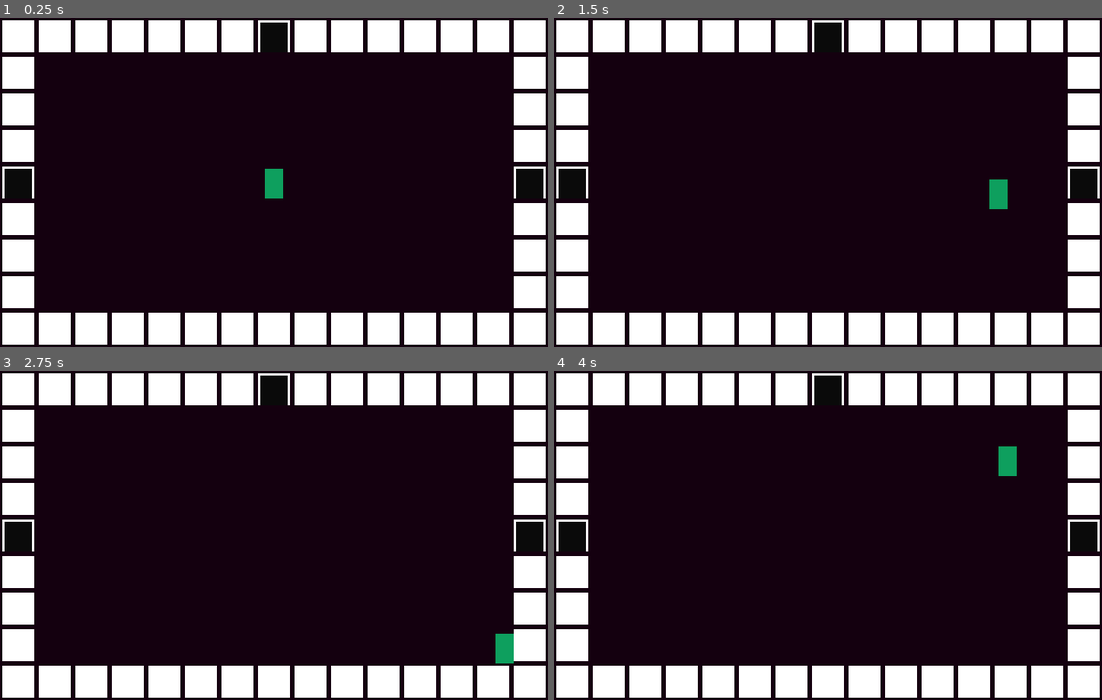
Above: before the commit, frames 1-4 (two rows, left to right).
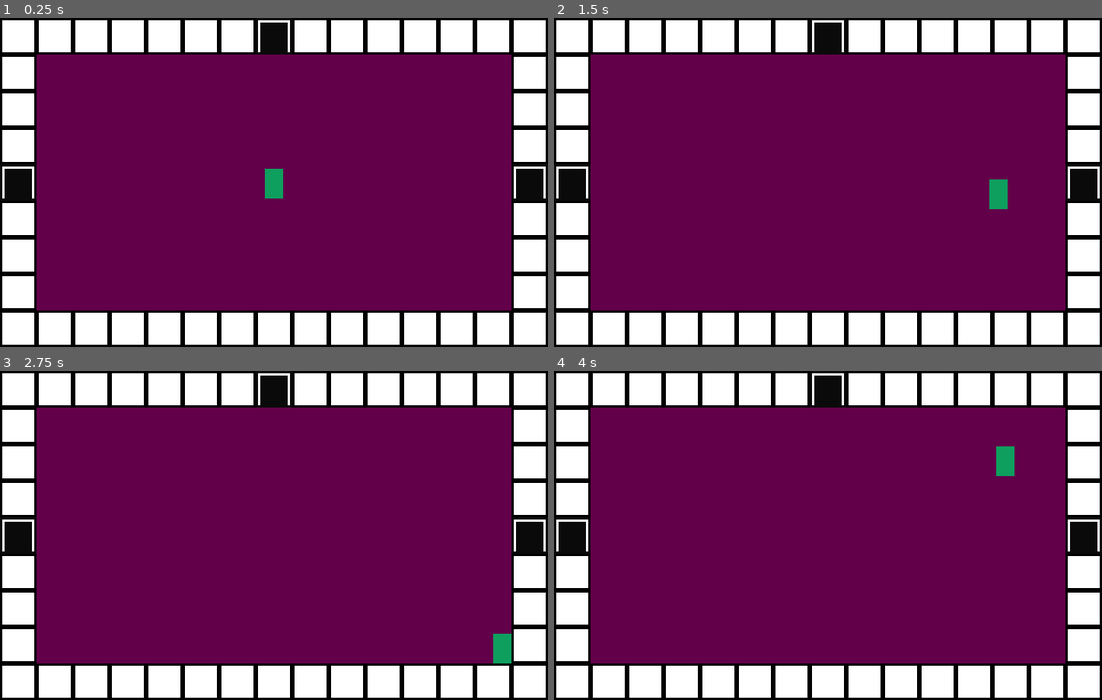
Above: after the commit, the same moments.

Repository: deeredman1991/ProjectShootyMcShootface
Game: Godot game, scene res://main/Main.tscn
Same seed, same stepped clock (60 frames per second), same inputs: the game is played once before the commit and once after it.
Inputs:
- Up to frame 1 (0.25 s): no input
- Up to frame 2 (1.5 s): tap Enter at 0.5 s; hold D (KB_move_right) 0.53-1.28 s; hold S (KB_move_down) from 1.28 s (still down)
- Up to frame 3 (2.75 s): release S (KB_move_down) at 2.03 s; hold D (KB_move_right) from 2.03 s (still down)
- Up to frame 4 (4 s): tap Space at 2.75 s; release D (KB_move_right) at 2.78 s; hold W (KB_move_up) 2.78-3.53 s; hold A (KB_move_left) from 3.53 s (still down)

The runs differ from the first frame. In frame 1, 67% of the frame differs, in the area x 6-94%, y 11-89%; in frame 2, 67%; in frame 3, 67%; in frame 4, 67%.

Commit message:
General Cleanup and Bugfixing

Diff:
--- a/src/main/scenes/game/Game.gd
+++ b/src/main/scenes/game/Game.gd
@@ -37,6 +37,5 @@
 
 func _ready() -> void:
 	GameManager.Game = self
-
 	var level = generate_level( 0 )
 	build_rooms( level )
--- a/src/main/scenes/game/PlayerCamera.gd
+++ b/src/main/scenes/game/PlayerCamera.gd
@@ -14,20 +14,49 @@
 onready var view_size: Vector2 = get_viewport_rect().size
 var zoom_view_size: Vector2
 
+var disabled := false
 
+#TODO: Create proper debug utilities
+""" Ctrl + K on this line to enable/disable
+#Debug Camera Code
+func _input(event: InputEvent) -> void:
+	var key = event as InputEventKey
+
+	if key and key.is_pressed():
+		if key.get_scancode() == KEY_UP:
+			disabled = true
+			position += Vector2.UP * OptionsManager.tile_size.y
+		if key.get_scancode() == KEY_DOWN:
+			disabled = true
+			position += Vector2.DOWN * OptionsManager.tile_size.y
+		if key.get_scancode() == KEY_LEFT:
+			disabled = true
+			position += Vector2.LEFT * OptionsManager.tile_size.x
+		if key.get_scancode() == KEY_RIGHT:
+			disabled = true
+			position += Vector2.RIGHT * OptionsManager.tile_size.x
+#"""
 
 func _ready() -> void:
+	GameManager.player_camera = self
 	# Sets smoothing to 1 and back to follow_smoothing
 	# I do this so the camera appears as if it starts at the first room not at (0, 0)
-
 	smoothing_enabled = false
 	smoothing = 1
 	yield(get_tree().create_timer(0.1),"timeout")
 	smoothing = follow_smoothing
 
+	# Initialize Transition Effects Component
+	var camera_effects_component = $TransitionEffectsComponent
+	var camera_effects_animation_player = camera_effects_component.get_node("AnimationPlayer")
+
+	camera_effects_animation_player.play("RESET")
+	camera_effects_component.show()
 
 func _physics_process(_delta: float) -> void:
 	assert( smoothing_enabled == false, "Camera Script replaces default smoothing, did you mean 'camera_smoothing_enabled'" )
+	if disabled:
+		return
 	# Get view size considering camera zoom
 	zoom_view_size = view_size * zoom
 
@@ -66,3 +95,39 @@
 		return_position.y = clamp( GameManager.player.position.y, top_limit, bottom_limit )
 
 	return return_position
+
+func change_room(room_position: Vector2, room_size: Vector2, fade := false, fade_time := 0.2) -> void:
+	room_position = room_position - OptionsManager.tile_size/2
+
+	GameManager.player.velocity = Vector2.ZERO
+
+	if fade == true:
+		var camera_effects_component = $TransitionEffectsComponent
+		var camera_effects_animation_player = camera_effects_component.get_node("AnimationPlayer")
+
+		camera_effects_animation_player.play("fade_out")
+
+		yield( get_tree().create_timer( camera_effects_animation_player.get_animation("fade_out").length  + fade_time ),"timeout" )
+
+		camera_smoothing_enabled = false
+		current_room_center = room_position
+		current_room_size = room_size
+
+		if camera_effects_animation_player.assigned_animation == "fade_out":
+			camera_effects_animation_player.play("fade_in")
+
+		yield( get_tree().create_timer( camera_effects_animation_player.get_animation("fade_in").length ),"timeout" )
+
+	else:
+		camera_smoothing_enabled = true
+		current_room_center = room_position
+		current_room_size = room_size
+
+		GameManager.game_is_paused = true
+
+		while true:
+			yield(get_tree().create_timer( 0.01 ),"timeout")
+
+			if get_camera_screen_center().distance_to( target_position ) < (OS.window_size.x + OS.window_size.y) / 20:
+				GameManager.game_is_paused = false
+				break
--- a/src/main/scenes/game/entities/player/Player.gd
+++ b/src/main/scenes/game/entities/player/Player.gd
@@ -77,5 +77,5 @@
 		do_fade = true
 
 	# Changes camera's current room and size. check camera script for more info
-	GameManager.change_camera_room( collision_shape.global_position, size, do_fade )
+	GameManager.player_camera.change_room( collision_shape.global_position, size, do_fade )
 	current_room = target_room
--- a/src/main/scenes/game/entities/player/Player.tscn
+++ b/src/main/scenes/game/entities/player/Player.tscn
@@ -3,8 +3,8 @@
 [ext_resource path="res://main/scenes/game/entities/player/Player.gd" type="Script" id=1]
 
 [sub_resource type="CapsuleShape2D" id=1]
-radius = 0.999996
-height = 4.00001
+radius = 1.99999
+height = 4.00002
 
 [sub_resource type="RectangleShape2D" id=2]
 extents = Vector2( 4, 6.5 )
@@ -21,7 +21,7 @@
 color = Color( 0.0588235, 0.627451, 0.372549, 1 )
 
 [node name="CollisionShape2D" type="CollisionShape2D" parent="."]
-position = Vector2( 8, 14 )
+position = Vector2( 8, 13 )
 rotation = 1.5708
 shape = SubResource( 1 )
 
--- a/src/main/scenes/game/room/Room.gd
+++ b/src/main/scenes/game/room/Room.gd
@@ -53,9 +53,7 @@
 	var room_width = room_size.x
 	var room_height = room_size.y
 
-	var room_offset = Vector2( floor(room_width/2), floor(room_height/2) )
-
-	self.position = room_pos
+	var room_center = Vector2( floor(room_width/2), floor(room_height/2) )
 
 	# Set the Camera Trigger's position and size
 	self.get_node("CameraTrigger").set_position(
@@ -65,27 +63,27 @@
 		)
 	)
 	self.get_node("CameraTrigger/CollisionShape2D").shape.set_extents( Vector2(
-		(room_offset.x + 0.5) * OptionsManager.tile_size.x,
-		(room_offset.y + 0.5) * OptionsManager.tile_size.y
+		(room_center.x + 0.5) * OptionsManager.tile_size.x,
+		(room_center.y + 0.5) * OptionsManager.tile_size.y
 	) )
 
 	#Generate Room
-	for y in range(-room_offset.y, floor(room_height)/2+1):
-		for x in range(-room_offset.x, floor(room_width)/2+1):
-			if y == -room_offset.y or x == -room_offset.x or y == room_offset.y or x == room_offset.x:
+	for y in range(-room_center.y, floor(room_height/2)+1):
+		for x in range(-room_center.x, floor(room_width/2)+1):
+			if y == -room_center.y or x == -room_center.x or y == room_center.y or x == room_center.x:
 				if (y == 0 or x == 0) and neighbors[ Vector2(x, y).normalized() ]:
 					var new_door = room_assets.door.instance()
 					doors.append(new_door)
 					new_door.room = self
 					new_door.direction = Vector2(x, y).normalized()
-					new_door.position = Vector2(
+					new_door.global_position = Vector2(
 						(x * OptionsManager.tile_size.x) + room_pos.x * room_width * OptionsManager.tile_size.x,
 						(y * OptionsManager.tile_size.y) + room_pos.y * room_height * OptionsManager.tile_size.y
 					)
 					add_child(new_door)
 				else:
 					var new_wall = room_assets.wall.instance()
-					new_wall.position = Vector2(
+					new_wall.global_position = Vector2(
 						(x * OptionsManager.tile_size.x) + room_pos.x * room_width * OptionsManager.tile_size.x,
 						(y * OptionsManager.tile_size.y) + room_pos.y * room_height * OptionsManager.tile_size.y
 					)
--- a/src/main/scenes/game/room/door/Door.tscn
+++ b/src/main/scenes/game/room/door/Door.tscn
@@ -13,13 +13,18 @@
 collision_mask = 3
 script = ExtResource( 1 )
 
-[node name="ColorRect" type="ColorRect" parent="."]
+[node name="ColorRect2" type="ColorRect" parent="."]
+margin_right = 16.0
+margin_bottom = 16.0
+color = Color( 0.0431373, 0.0431373, 0.0431373, 1 )
+
+[node name="ColorRect" type="ColorRect" parent="ColorRect2"]
 margin_left = 1.0
 margin_top = 1.0
 margin_right = 15.0
 margin_bottom = 15.0
 
-[node name="ColorRect" type="ColorRect" parent="ColorRect"]
+[node name="ColorRect" type="ColorRect" parent="ColorRect2/ColorRect"]
 margin_left = 1.0
 margin_top = 1.0
 margin_right = 13.0
--- a/src/main/scenes/game/room/wall/Wall.tscn
+++ b/src/main/scenes/game/room/wall/Wall.tscn
@@ -8,6 +8,11 @@
 collision_mask = 3
 
 [node name="ColorRect" type="ColorRect" parent="."]
+margin_right = 16.0
+margin_bottom = 16.0
+color = Color( 0, 0, 0, 1 )
+
+[node name="ColorRect2" type="ColorRect" parent="."]
 margin_left = 1.0
 margin_top = 1.0
 margin_right = 15.0
--- a/src/main/singletons/GameManager.gd
+++ b/src/main/singletons/GameManager.gd
@@ -21,54 +21,5 @@
 	RoomDetection
 }
 
-onready var player : KinematicBody2D = null
-
-export var pause_time: float = 0.2
-
-func _ready() -> void:
-	yield(get_tree().create_timer(0.01), "timeout")
-	player = Game.get_node("Player")
-	var player_camera = Game.get_node("PlayerCamera")
-	var camera_effects_component = player_camera.get_node("TransitionEffectsComponent")
-	var camera_effects_animation_player = camera_effects_component.get_node("AnimationPlayer")
-
-	camera_effects_animation_player.play("RESET")
-	camera_effects_component.show()
-
-func change_camera_room(room_position: Vector2, room_size: Vector2, fade := false, fade_time := 0.2) -> void:
-	room_position = room_position - OptionsManager.tile_size/2
-
-	var player_camera = Game.get_node("PlayerCamera")
-
-	player.velocity = Vector2.ZERO
-
-	if fade == true:
-		var camera_effects_component = player_camera.get_node("TransitionEffectsComponent")
-		var camera_effects_animation_player = camera_effects_component.get_node("AnimationPlayer")
-
-		camera_effects_animation_player.play("fade_out")
-
-		yield( get_tree().create_timer( camera_effects_animation_player.get_animation("fade_out").length  + fade_time ),"timeout" )
-
-		player_camera.camera_smoothing_enabled = false
-		player_camera.current_room_center = room_position
-		player_camera.current_room_size = room_size
-
-		if camera_effects_animation_player.assigned_animation == "fade_out":
-			camera_effects_animation_player.play("fade_in")
-
-		yield( get_tree().create_timer( camera_effects_animation_player.get_animation("fade_in").length ),"timeout" )
-
-	else:
-		player_camera.camera_smoothing_enabled = true
-		player_camera.current_room_center = room_position
-		player_camera.current_room_size = room_size
-
-		self.game_is_paused = true
-
-		while true:
-			yield(get_tree().create_timer( 0.01 ),"timeout")
-
-			if player_camera.get_camera_screen_center().distance_to( player_camera.target_position ) < (OS.window_size.x + OS.window_size.y) / 20:
-				self.game_is_paused = false
-				break
+var player : KinematicBody2D = null
+var player_camera : Camera2D = null
--- a/src/main/singletons/OptionsManager.gd
+++ b/src/main/singletons/OptionsManager.gd
@@ -12,4 +12,5 @@
 func _ready() -> void:
 	if level_seed == "":
 		print( "[Options Manager] Set Random Seed" )
+		#seed: 1308298547 - Boss Room Generates Far Away
 		LevelManager.set_seed()
--- a/src/project.godot
+++ b/src/project.godot
@@ -93,5 +93,5 @@
 
 [rendering]
 
-environment/default_clear_color=Color( 0.0823529, 0, 0.0627451, 1 )
+environment/default_clear_color=Color( 0.388235, 0, 0.294118, 1 )
 environment/default_environment="res://default_env.tres"
